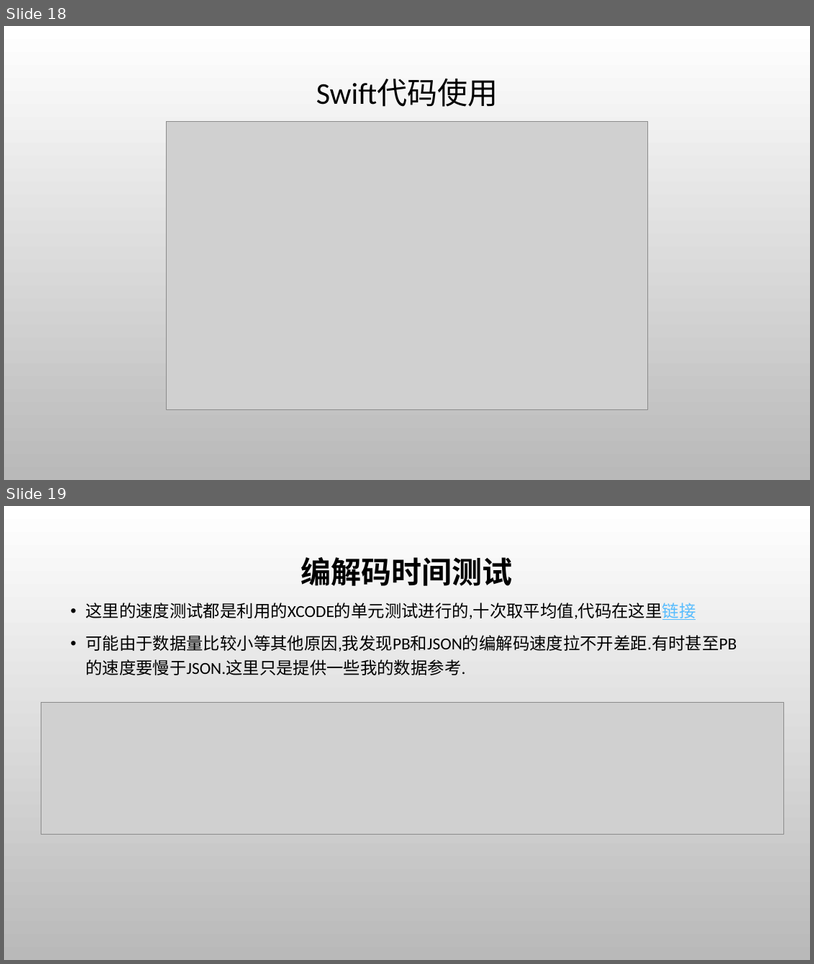
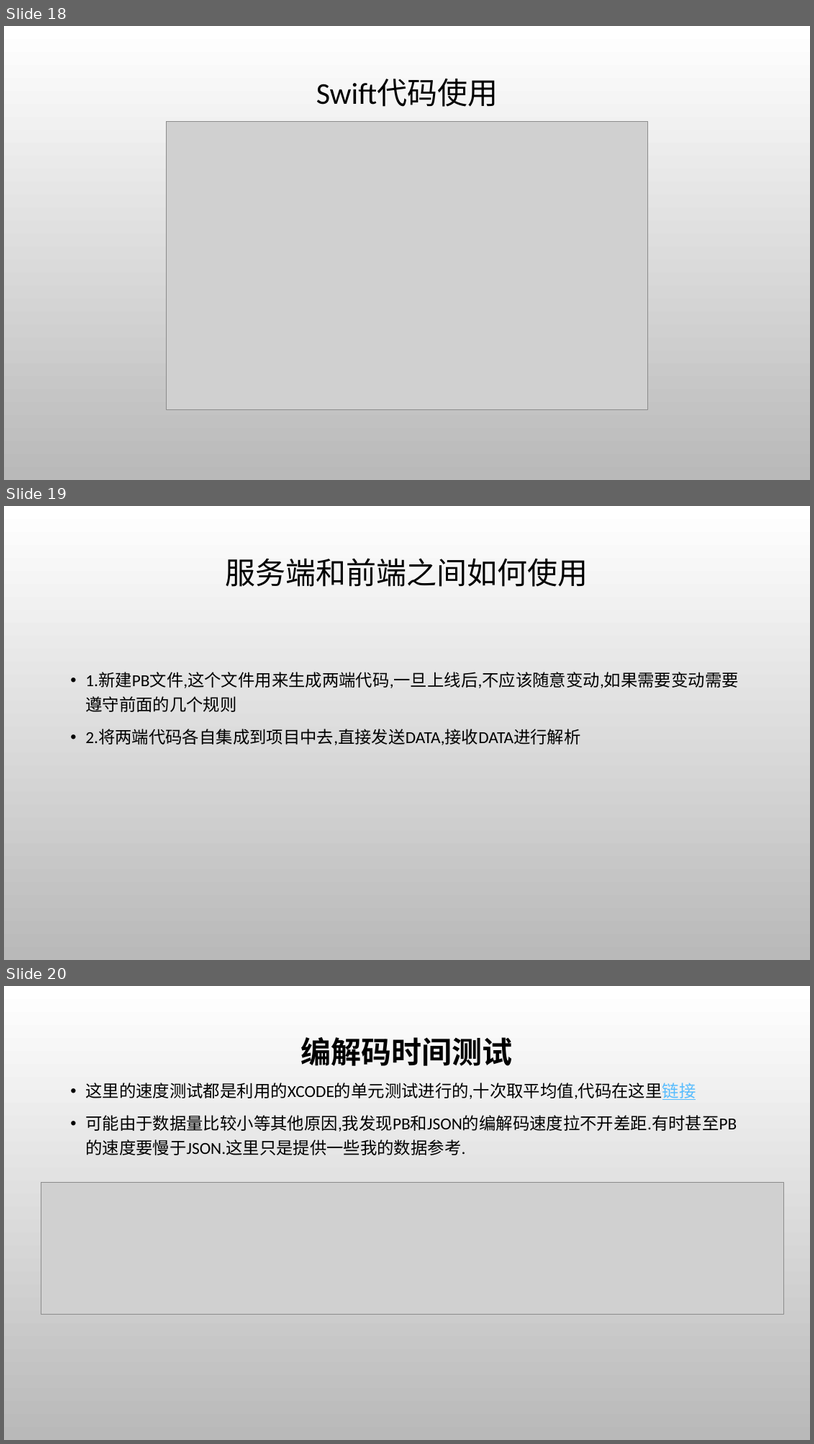
Before and after one commit to harofan/StudyBlog, a slide deck: 学习笔记/iOS/Protobuf/protobuf在iOS中的接入.pptx. Shown one above the other, each under a label of ours: slides 18 and 19 before the commit, slides 18, 19 and 20 after it. The pictures are 814x964 and 814x1444 pixels, drawn with LibreOffice and Linux fonts; fonts in the diff are those of the drawing; grey boxes stand for pictures; background and template pictures are left out. Boxes give left, top, right and bottom in pixels: in the first picture for what was removed or moved away, otherwise in the second. Text is boxed around its words. In the diff, an @@ line names an element or a change of style, - is before the commit and + after.

```diff
--- a/学习笔记/iOS/Protobuf/protobuf在iOS中的接入.pptx
+++ b/学习笔记/iOS/Protobuf/protobuf在iOS中的接入.pptx
@@ slide 19 added at (4, 506, 810, 960), background picture (left out) @@
@@ title added at (226, 558, 589, 587), 36 pt, text #000000 @@
+服务端和前端之间如何使用
@@ text added at (85, 672, 738, 745), 20 pt, text #000000 @@
+• 1.新建PB文件,这个文件用来生成两端代码,一旦上线后,不应该随意变动,如果需要变动需要遵守前面的几个规则
+• 2.将两端代码各自集成到项目中去,直接发送DATA,接收DATA进行解析
@@ what was slide 19 is now slide 20 @@
```
Also in this commit, not shown: 1 slide changed, 1 other file.
